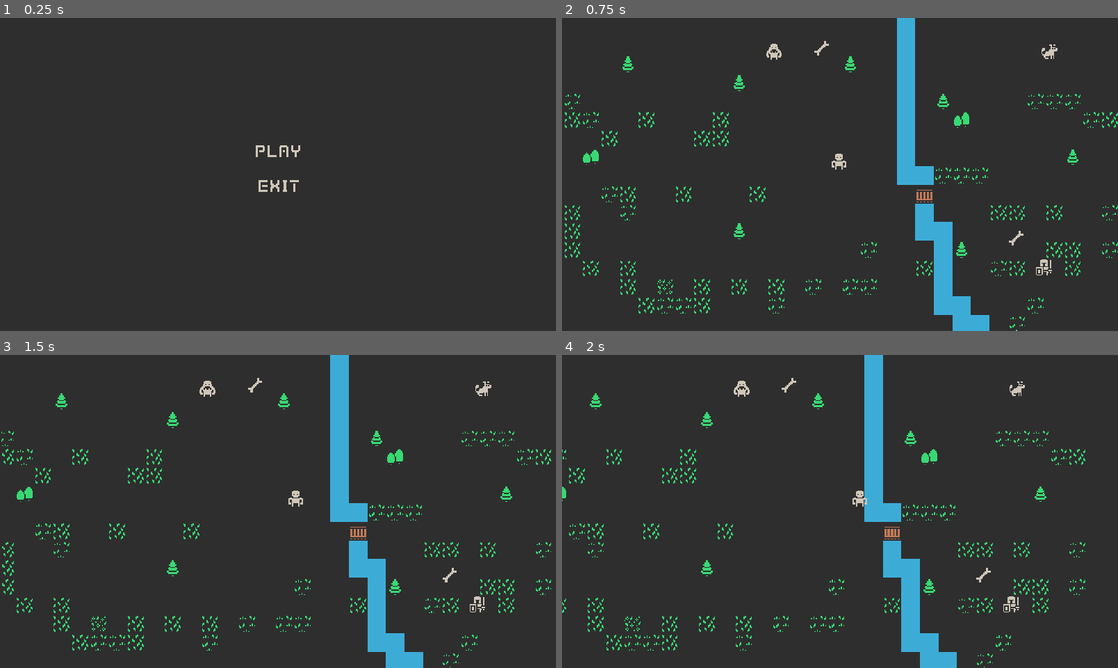
Above: before the commit, frames 1-4 (two rows, left to right).
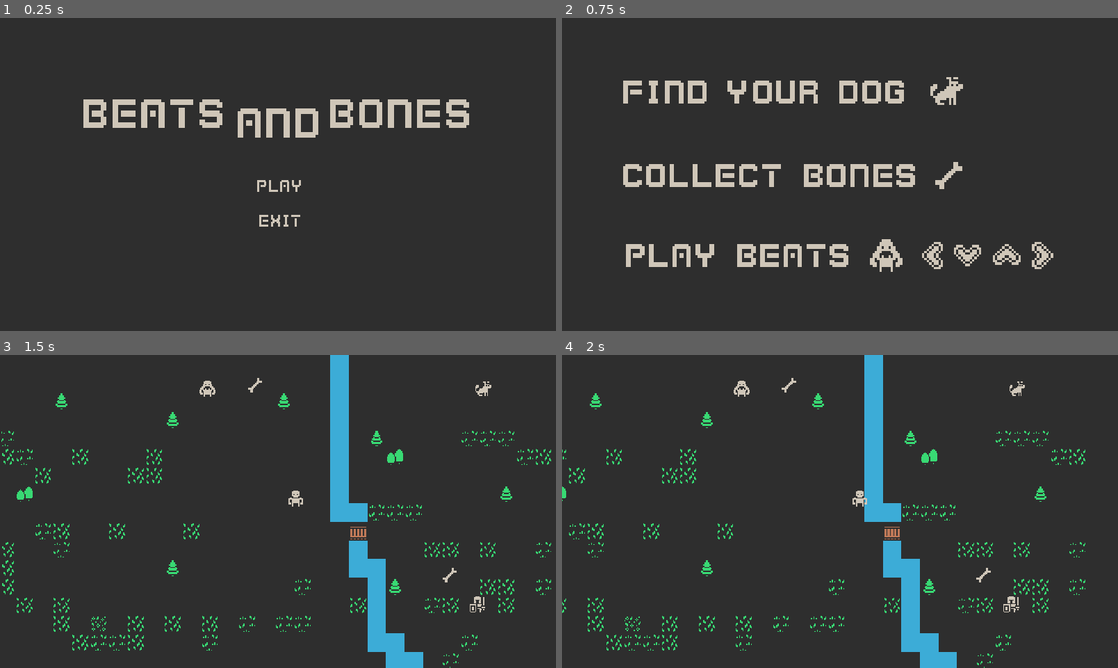
Above: after the commit, the same moments.

Repository: BasicLich/mizjam1-8
Game: Godot game, scene res://menu.tscn
The game is run twice, just before and just after one commit, with the same random seed, the same clock (stepped at 60 frames per second) and the same inputs.
Inputs (mouse positions are in pixels of both pictures, inside the frame that each line leads up to; where the layout moved, square brackets give the same spot in the first picture):
- Up to frame 1 (0.25 s): no input
- Up to frame 2 (0.75 s): click (840, 187) [840, 152] at 0.5 s
- Up to frame 3 (1.5 s): tap Enter at 1.25 s; move the mouse to (400, 495) at 1.27 s; hold Right (ui_right) from 1.28 s (still down)
- Up to frame 4 (2 s): keep holding Right (ui_right)

The runs differ from the first frame. In frame 1, 3.6% of the frame differs, in the area x 15-85%, y 26-67%; in frame 2, 12%, in the area x 0-100%, y 0-100%; in frame 3, nothing differs; in frame 4, nothing differs.

Commit message:
Add basic instructions and menu hovers

Diff:
--- a/menu.tscn
+++ b/menu.tscn
@@ -1,16 +1,70 @@
-[gd_scene load_steps=6 format=2]
+[gd_scene load_steps=21 format=2]
 
 [ext_resource path="res://assets/messages.png" type="Texture" id=1]
 [ext_resource path="res://scripts/menu.gd" type="Script" id=2]
 [ext_resource path="res://assets/audio/bossa.ogg" type="AudioStream" id=3]
+[ext_resource path="res://assets/colored_transparent_packed.png" type="Texture" id=4]
+[ext_resource path="res://assets/selected.png" type="Texture" id=5]
 
 [sub_resource type="AtlasTexture" id=1]
 atlas = ExtResource( 1 )
-region = Rect2( 1, 45, 38, 10 )
+region = Rect2( 1, 100, 48, 10 )
 
 [sub_resource type="AtlasTexture" id=2]
 atlas = ExtResource( 1 )
+region = Rect2( 1, 111, 28, 10 )
+
+[sub_resource type="AtlasTexture" id=3]
+atlas = ExtResource( 1 )
+region = Rect2( 1, 89, 48, 10 )
+
+[sub_resource type="AtlasTexture" id=4]
+atlas = ExtResource( 1 )
+region = Rect2( 1, 45, 38, 10 )
+
+[sub_resource type="AtlasTexture" id=5]
+atlas = ExtResource( 1 )
 region = Rect2( 1, 56, 35, 10 )
+
+[sub_resource type="AtlasTexture" id=6]
+atlas = ExtResource( 1 )
+region = Rect2( 1, 122, 121, 10 )
+
+[sub_resource type="AtlasTexture" id=7]
+atlas = ExtResource( 4 )
+region = Rect2( 496, 112, 16, 16 )
+
+[sub_resource type="AtlasTexture" id=8]
+atlas = ExtResource( 1 )
+region = Rect2( 1, 133, 126, 10 )
+
+[sub_resource type="AtlasTexture" id=9]
+atlas = ExtResource( 4 )
+region = Rect2( 512, 192, 16, 16 )
+
+[sub_resource type="AtlasTexture" id=10]
+atlas = ExtResource( 1 )
+region = Rect2( 1, 144, 96, 10 )
+
+[sub_resource type="AtlasTexture" id=11]
+atlas = ExtResource( 4 )
+region = Rect2( 448, 96, 16, 16 )
+
+[sub_resource type="AtlasTexture" id=12]
+atlas = ExtResource( 4 )
+region = Rect2( 416, 336, 16, 16 )
+
+[sub_resource type="AtlasTexture" id=13]
+atlas = ExtResource( 4 )
+region = Rect2( 400, 336, 16, 16 )
+
+[sub_resource type="AtlasTexture" id=14]
+atlas = ExtResource( 4 )
+region = Rect2( 368, 336, 16, 16 )
+
+[sub_resource type="AtlasTexture" id=15]
+atlas = ExtResource( 4 )
+region = Rect2( 384, 336, 16, 16 )
 
 [node name="menu" type="Control"]
 anchor_right = 1.0
@@ -20,40 +74,117 @@
 "_edit_use_anchors_": false
 }
 
-[node name="play_button" type="TextureButton" parent="."]
+[node name="background_music" type="AudioStreamPlayer" parent="."]
+stream = ExtResource( 3 )
+autoplay = true
+
+[node name="Tween" type="Tween" parent="."]
+
+[node name="main_menu" type="Node2D" parent="."]
+
+[node name="beats" type="Sprite" parent="main_menu"]
+position = Vector2( 132, 82.5 )
+scale = Vector2( 2.5, 2.5 )
+texture = SubResource( 1 )
+
+[node name="and" type="Sprite" parent="main_menu"]
+position = Vector2( 240, 90.5 )
+scale = Vector2( 2.5, 2.5 )
+texture = SubResource( 2 )
+
+[node name="bones" type="Sprite" parent="main_menu"]
+position = Vector2( 345, 82.5 )
+scale = Vector2( 2.5, 2.5 )
+texture = SubResource( 3 )
+
+[node name="play_button" type="TextureButton" parent="main_menu"]
 anchor_left = 0.5
 anchor_top = 0.5
 anchor_right = 0.5
 anchor_bottom = 0.5
-margin_left = -19.0
-margin_top = -25.0
-margin_right = 19.0
-margin_bottom = -15.0
-texture_normal = SubResource( 1 )
+margin_left = 222.0
+margin_top = 140.0
+margin_right = 260.0
+margin_bottom = 150.0
+texture_normal = SubResource( 4 )
 stretch_mode = 2
 __meta__ = {
 "_edit_use_anchors_": false
 }
 
-[node name="exit_button" type="TextureButton" parent="."]
+[node name="selected" type="Sprite" parent="main_menu/play_button"]
+visible = false
+position = Vector2( 18, 4 )
+texture = ExtResource( 5 )
+
+[node name="exit_button" type="TextureButton" parent="main_menu"]
 anchor_left = 0.5
 anchor_top = 0.5
 anchor_right = 0.5
 anchor_bottom = 0.5
-margin_left = -17.5
-margin_top = 5.0
-margin_right = 17.5
-margin_bottom = 15.0
-texture_normal = SubResource( 2 )
+margin_left = 223.5
+margin_top = 170.0
+margin_right = 258.5
+margin_bottom = 180.0
+texture_normal = SubResource( 5 )
 stretch_mode = 2
 __meta__ = {
 "_edit_use_anchors_": false
 }
 
-[node name="background_music" type="AudioStreamPlayer" parent="."]
-stream = ExtResource( 3 )
-autoplay = true
+[node name="selected" type="Sprite" parent="main_menu/exit_button"]
+visible = false
+position = Vector2( 16.5, 5 )
+texture = ExtResource( 5 )
 
-[node name="Tween" type="Tween" parent="."]
-[connection signal="pressed" from="play_button" to="." method="_on_play_button_pressed"]
-[connection signal="pressed" from="exit_button" to="." method="_on_exit_button_pressed"]
+[node name="instructions" type="Node2D" parent="."]
+visible = false
+
+[node name="find_your_dog" type="Sprite" parent="instructions"]
+position = Vector2( 175, 64 )
+scale = Vector2( 2, 2 )
+texture = SubResource( 6 )
+
+[node name="dog" type="Sprite" parent="instructions/find_your_dog"]
+position = Vector2( 78.5, -0.5 )
+texture = SubResource( 7 )
+
+[node name="collect_bones" type="Sprite" parent="instructions"]
+position = Vector2( 179, 136 )
+scale = Vector2( 2, 2 )
+texture = SubResource( 8 )
+
+[node name="bone" type="Sprite" parent="instructions/collect_bones"]
+position = Vector2( 77.5, 0 )
+texture = SubResource( 9 )
+
+[node name="play_beats" type="Sprite" parent="instructions"]
+position = Vector2( 151, 205 )
+scale = Vector2( 2, 2 )
+texture = SubResource( 10 )
+
+[node name="enemy" type="Sprite" parent="instructions/play_beats"]
+position = Vector2( 64.5, 0 )
+texture = SubResource( 11 )
+
+[node name="left" type="Sprite" parent="instructions/play_beats"]
+position = Vector2( 85, 0 )
+texture = SubResource( 12 )
+
+[node name="down" type="Sprite" parent="instructions/play_beats"]
+position = Vector2( 99.5, -0.5 )
+texture = SubResource( 13 )
+
+[node name="up" type="Sprite" parent="instructions/play_beats"]
+position = Vector2( 116.5, 0 )
+texture = SubResource( 14 )
+
+[node name="right" type="Sprite" parent="instructions/play_beats"]
+position = Vector2( 131.5, 0 )
+texture = SubResource( 15 )
+[connection signal="mouse_entered" from="main_menu/play_button" to="." method="_on_play_button_mouse_entered"]
+[connection signal="mouse_exited" from="main_menu/play_button" to="." method="_on_play_button_mouse_exited"]
+[connection signal="pressed" from="main_menu/play_button" to="." method="_on_play_button_pressed"]
+[connection signal="mouse_entered" from="main_menu/exit_button" to="." method="_on_exit_button_mouse_entered"]
+[connection signal="mouse_exited" from="main_menu/exit_button" to="." method="_on_exit_button_mouse_exited"]
+[connection signal="pressed" from="main_menu/exit_button" to="." method="_on_exit_button_pressed"]
--- a/scripts/menu.gd
+++ b/scripts/menu.gd
@@ -1,4 +1,6 @@
 extends Control
+
+var delay_timer
 
 onready var music = get_node("background_music")
 
@@ -14,11 +16,46 @@
 
 func _on_play_button_pressed():
 	var tween_out = get_node("Tween")
-	tween_out.interpolate_property(music, "volume_db", -8, -40, 2.5, 1, Tween.EASE_OUT, 0)
+	tween_out.interpolate_property(music, "volume_db", -8, -30, 8.0, 1, Tween.EASE_OUT, 0)
 	tween_out.start()
 
-	get_tree().change_scene("res://game_root.tscn")
+	$main_menu.visible = false
+	$instructions.visible = true
+
+	# show the instructions for 8 seconds
+	delay_timer = Timer.new()
+	delay_timer.wait_time = 8.0
+	delay_timer.autostart = true
+	delay_timer.one_shot = true
+	delay_timer.connect("timeout", self, "start_game")
+	add_child(delay_timer)
 
 
 func _on_exit_button_pressed():
 	get_tree().quit()
+
+
+func _input(event):
+	# any key press starts the game from the instructions screen
+	if $instructions.visible and event is InputEventKey and event.pressed:
+		start_game()
+
+
+func start_game():
+	get_tree().change_scene("res://game_root.tscn")
+
+
+func _on_play_button_mouse_entered():
+	$main_menu/play_button/selected.visible = true
+
+
+func _on_play_button_mouse_exited():
+	$main_menu/play_button/selected.visible = false
+
+
+func _on_exit_button_mouse_entered():
+	$main_menu/exit_button/selected.visible = true
+
+
+func _on_exit_button_mouse_exited():
+	$main_menu/exit_button/selected.visible = false
Binary file changed: assets/messages.png
Binary file added: assets/selected.png
Not shown, added: assets/selected.png.import
Not shown, changed: devlog_notes.txt
